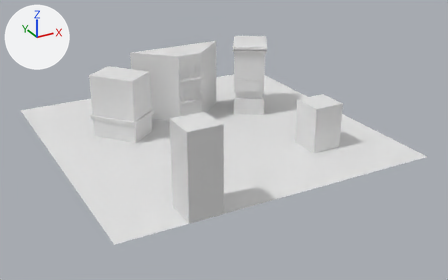
An edit to the FBX model GameJamGame/Assets/Models/game_jam.fbx, drawn before and after from the same camera.
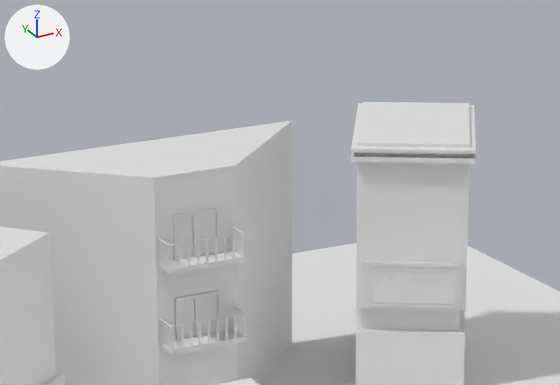
Old and new are each drawn whole from a 50 mm camera at (-73.9, -144.8, 68.6) aimed at (2.1, -6.7, -0.5) and again close up on the part from 30% to 65% of the width and 3% to 40% of the height. The axes (+X, +Y, +Z) are drawn at upper left. The lights are the same throughout. Where no turn or scale is listed for an object, it has been applied to the vertices.
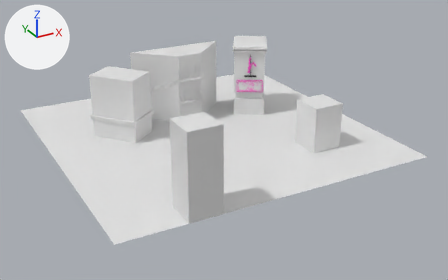
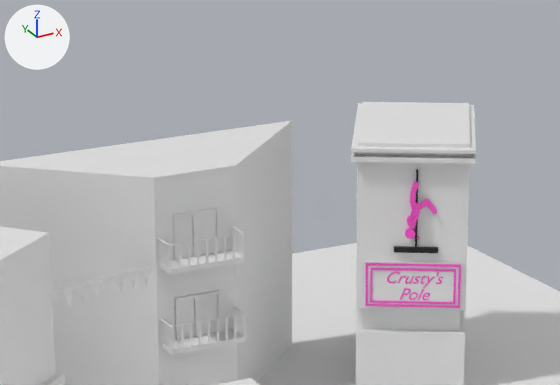
Edits to the scene script, one JSON object a line:
```json
{"op": "add", "block": "mat_pink", "code": ["mat_pink = principled_material('pink')", "mat_pink.base_color = (1.0, 0.084, 0.625)  # pink #ff52cf", "mat_pink.roughness = 0.4"]}
{"op": "add", "block": "mat_material_002", "code": ["mat_material_002 = principled_material('Material.002')", "mat_material_002.base_color = (0.8, 0.8, 0.8)  # white #e7e7e7"]}
{"op": "add", "block": "mat_material_001", "code": ["mat_material_001 = principled_material('Material.001')", "mat_material_001.base_color = (0.0, 0.0, 0.0)  # black #000000"]}
{"block": "me_text_001", "where": "me_text_001.from_pydata(...)  # 2052 vertices, 3004 faces; spans x -3.39..3.49, y -2.13..2.3, z -2.0..2.0"}
{"block": "me_text_001", "where": "# used by ob_text; location = (17.3, 5.28, 9.15)"}
{"block": "me_text_001", "change": "me_text_001 part 1: 2998 of the faces centred in x -3.29..3.25, y -2.09..2.02, z -1.8..1.9 switch from no material to mat_pink (pink #ff52cf)"}
{"op": "add", "block": "me_text_001", "code": "me_text_001.materials.append(mat_material_002)  # white #e7e7e7"}
{"op": "add", "block": "me_curve_001", "code": ["me_curve_001 = bpy.data.meshes.new('Curve.001')", "me_curve_001.from_pydata(...)  # 2118 vertices, 3137 faces; spans x -1.34..1.9, y -1.31..0.95, z -3.0..3.84", "# faces by material slot: [2577, 560]", "me_curve_001.materials.append(mat_pink)  # pink #ff52cf", "me_curve_001.materials.append(mat_material_001)  # black #000000"]}
{"op": "add", "block": "ob_curve_001", "code": ["ob_curve_001 = bpy.data.objects.new('Curve.001', me_curve_001)", "ob_curve_001.location = (17.18, 5.34, 15.04)"]}
```

Changed parts and their boxes [x1, y1, x2, y2] in the close-ups (560 x 385 px):
```json
{"object": "Curve.001", "change": "added", "after": [394, 169, 438, 253], "faces in mat_pink (pink #ff52cf)": [405, 181, 437, 240], "faces in mat_material_001 (black #000000)": [394, 169, 438, 253]}
{"part": 1, "of": "me_text_001", "change": "recoloured", "before": [365, 263, 461, 308], "after": [365, 263, 461, 308], "on screen": "white to pink"}
{"object": "Plane.002", "change": "unchanged, uncovered by the edit", "after": [52, 265, 153, 309]}
```
